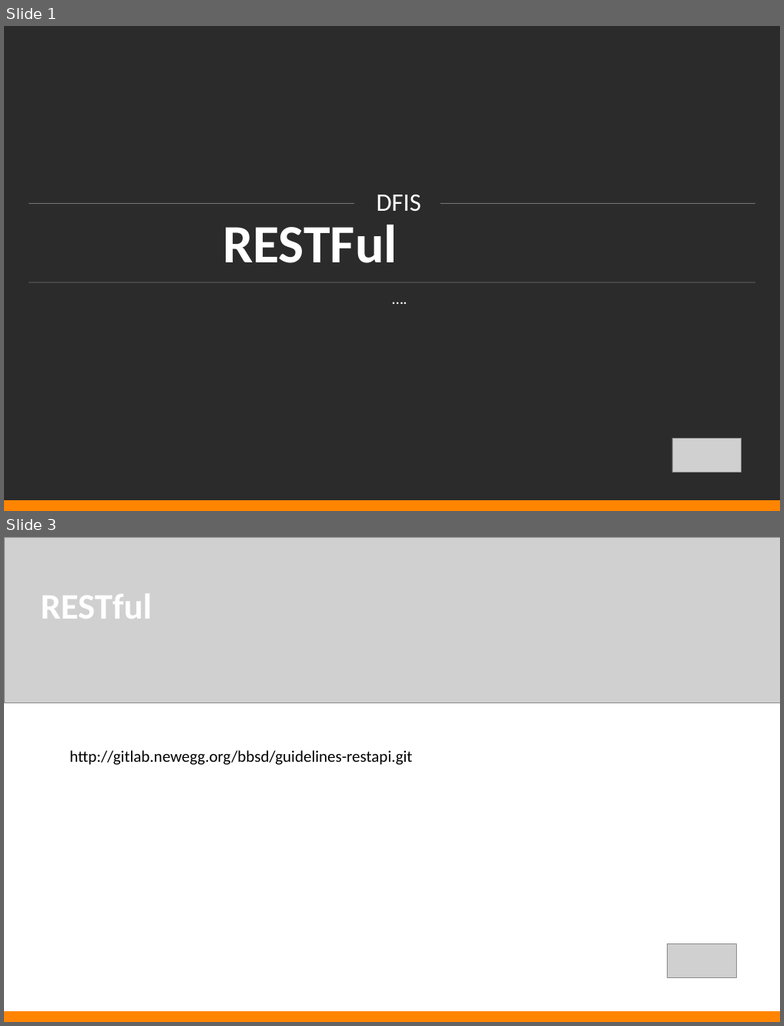
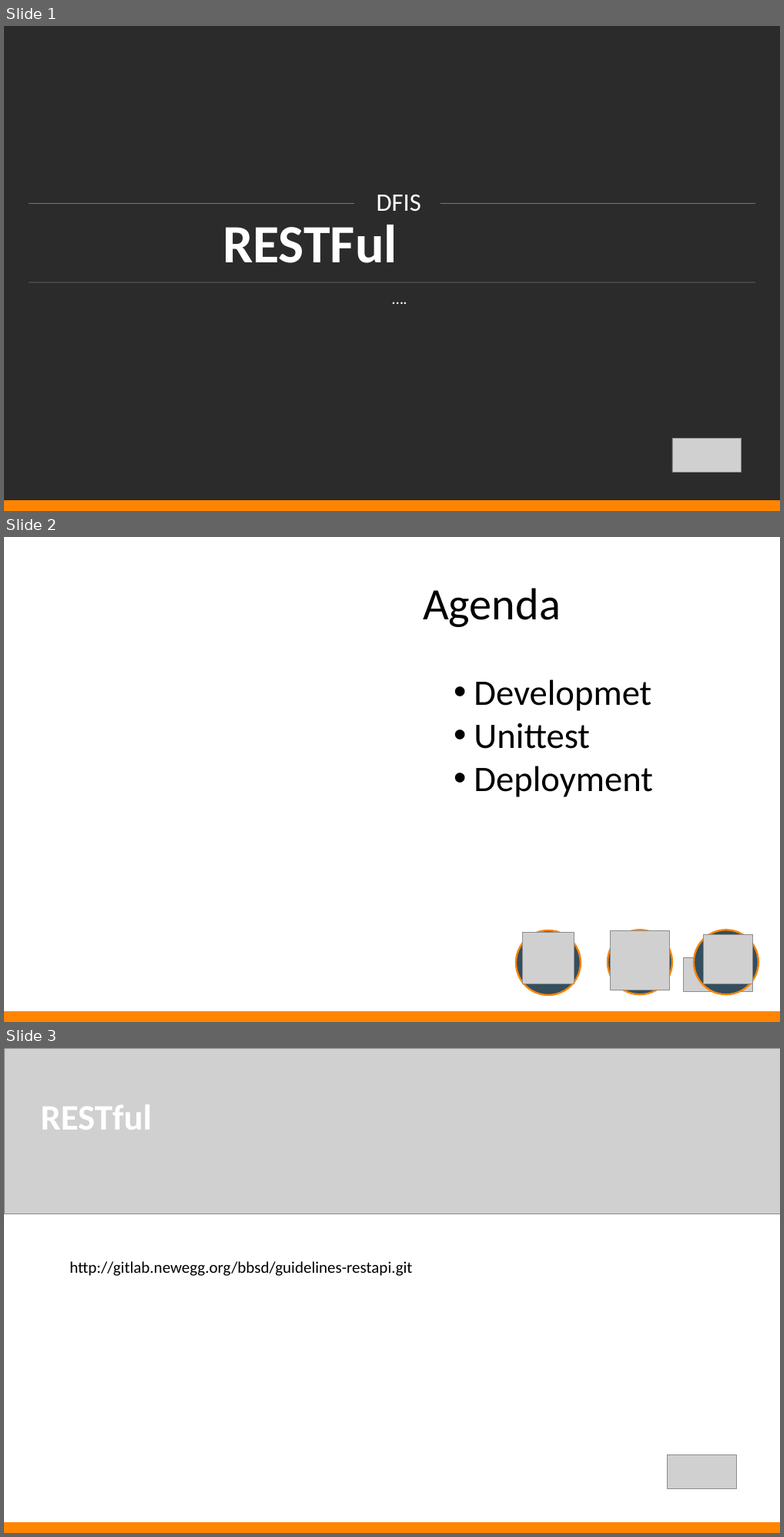
Before and after one commit to by46/mnemosyne, a slide deck: ppt/restful.ppt. Shown one above the other, each under a label of ours: slides 1 and 3 before the commit, slides 1, 2 and 3 after it; the slides between them are not shown. The pictures are 784x1026 and 784x1537 pixels, drawn with LibreOffice and Linux fonts; fonts in the diff are those of the drawing; grey boxes stand for pictures; background and template pictures are left out; a plain dark background stands for a picture behind light text. Boxes give left, top, right and bottom in pixels: in the first picture for what was removed or moved away, otherwise in the second. Text is boxed around its words. In the diff, an @@ line names an element or a change of style, - is before the commit and + after.

Commit message:
feat: fix bug

```diff
--- a/ppt/restful.ppt
+++ b/ppt/restful.ppt
@@ slide 2 added at (4,537,780,1022), background picture (left out) @@
@@ text added at (423,588,561,627), 50 pt, text #000000 @@
+Agenda
@@ text added at (474,679,653,797), 40 pt, text #000000 @@
+• Developmet
+• Unittest
+• Deployment
@@ ellipse added at (516,930,581,995), fill #344E5E, outline #FF8500 2.01 pt @@
@@ picture added at (523,932,575,984) @@
@@ ellipse added at (608,930,672,994), fill #344E5E, outline #FF8500 2.01 pt @@
@@ picture added at (611,930,670,990) @@
@@ ellipse added at (694,930,759,994), fill #344E5E, outline #FF8500 2.01 pt @@
@@ picture added at (703,935,752,984) @@
@@ picture added at (683,957,752,992) @@
@@ rectangle added at (4,1011,780,1022), fill #FF8500 @@
```
Also in this commit, not shown: 1 slide changed, 1 slide removed.
